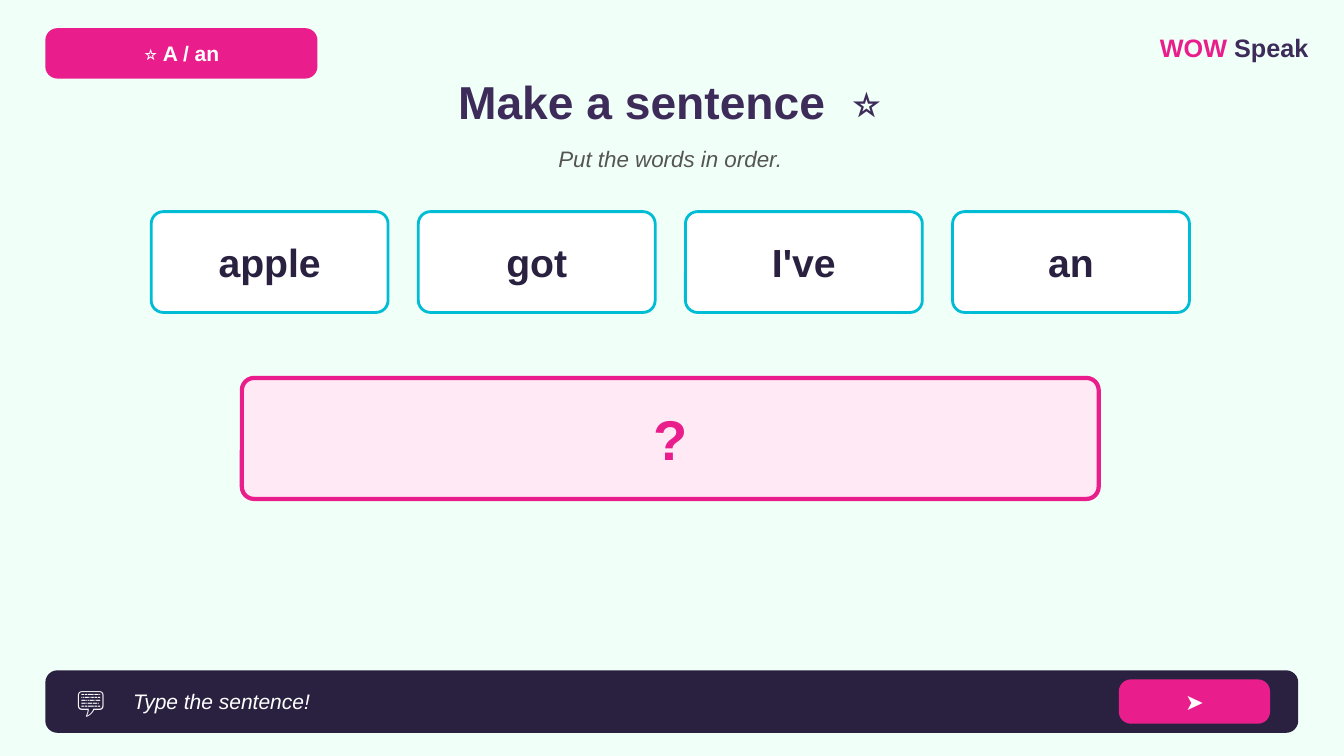
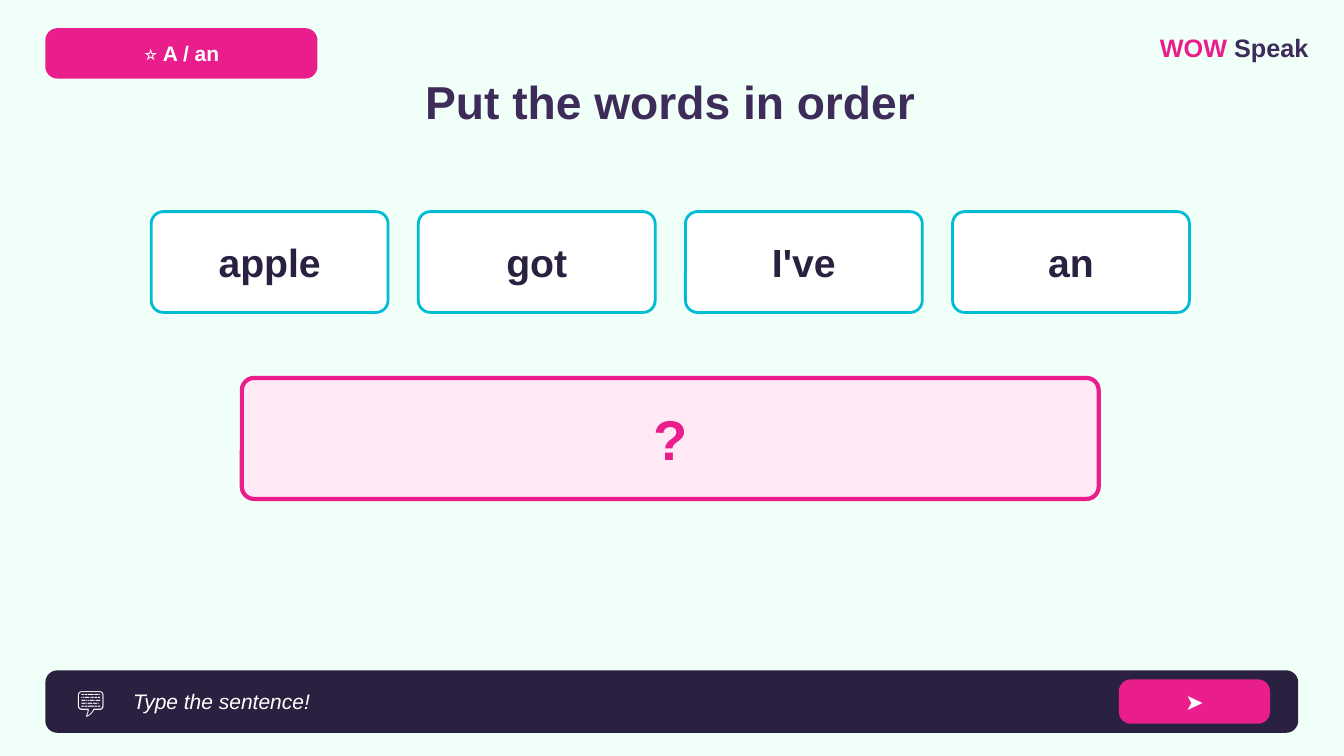
Before and after one commit to wowspeakschool-lang/classroom, a slide deck: slide 22 of vebinary/03.12_A-an/7-9/WOW_Speak_A_An_Food_7-9_LESSON.pptx. Drawn at 1344x756 pixels with LibreOffice and Linux fonts; fonts in the diff are those of the drawing. Boxes give left, top, right and bottom in pixels: in the first picture for what was removed or moved away, otherwise in the second. Text is boxed around its words. In the diff, an @@ line names an element or a change of style, - is before the commit and + after.

```diff
--- a/vebinary/03.12_A-an/7-9/WOW_Speak_A_An_Food_7-9_LESSON.pptx
+++ b/vebinary/03.12_A-an/7-9/WOW_Speak_A_An_Food_7-9_LESSON.pptx
@@ text at box(425, 85, 915, 120): text changed; size 16 to 33 pt; text colour #555555 to #3D2B5A; bold on; italic off @@
-Put the words in order.
+Put the words in order
@@ text removed at box(458, 85, 825, 120) @@
-Make a sentence ⭐
```
Also in this commit, not shown: 22 other slides changed, 7 other files.
